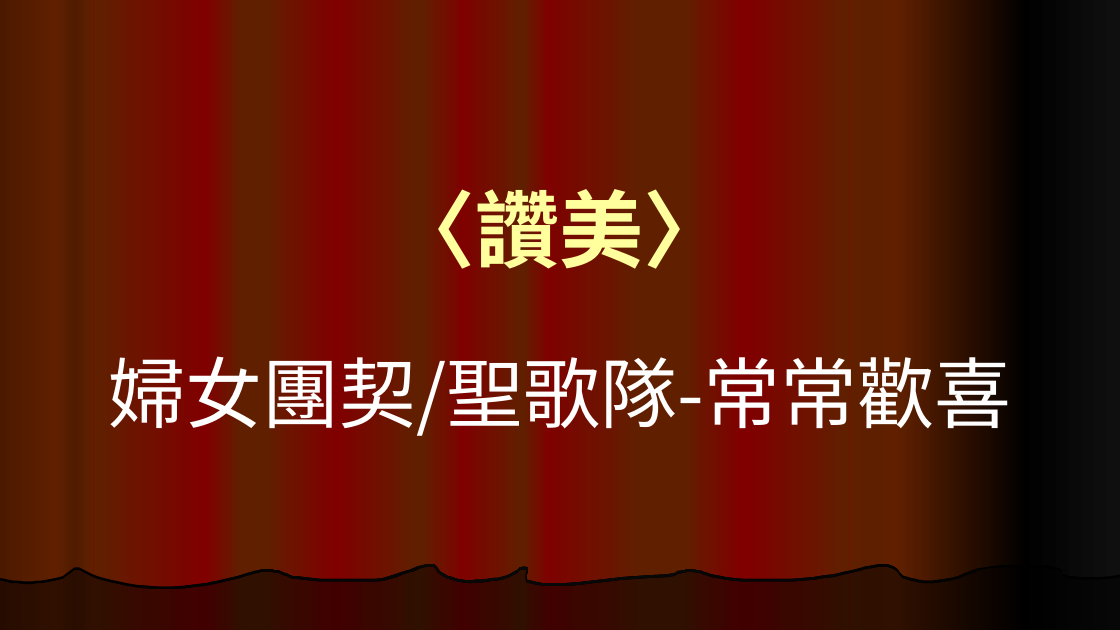
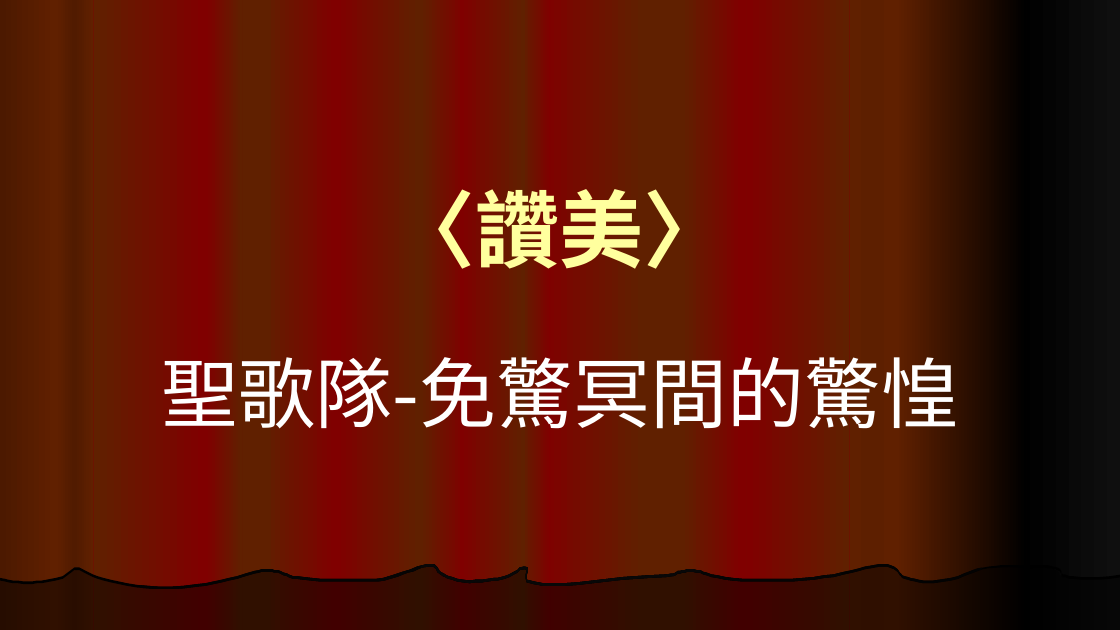
Before and after one commit to bark-train-dog/PCT_Sintai-Church, a slide deck: slide 35 of 20220814禮拜.pptx. Drawn at 1120x630 pixels with LibreOffice and Linux fonts; fonts in the diff are those of the drawing. Boxes give left, top, right and bottom in pixels: in the first picture for what was removed or moved away, otherwise in the second. Text is boxed around its words. In the diff, an @@ line names an element or a change of style, - is before the commit and + after.

Commit message:
8/12-18:19

```diff
--- a/20220814禮拜.pptx
+++ b/20220814禮拜.pptx
@@ text at [162,344,959,441]: text changed @@
-婦女團契/聖歌隊-常常歡喜
+聖歌隊-免驚冥間的驚惶
```
Also in this commit, not shown: 3 other slides changed, 1 slide added.
